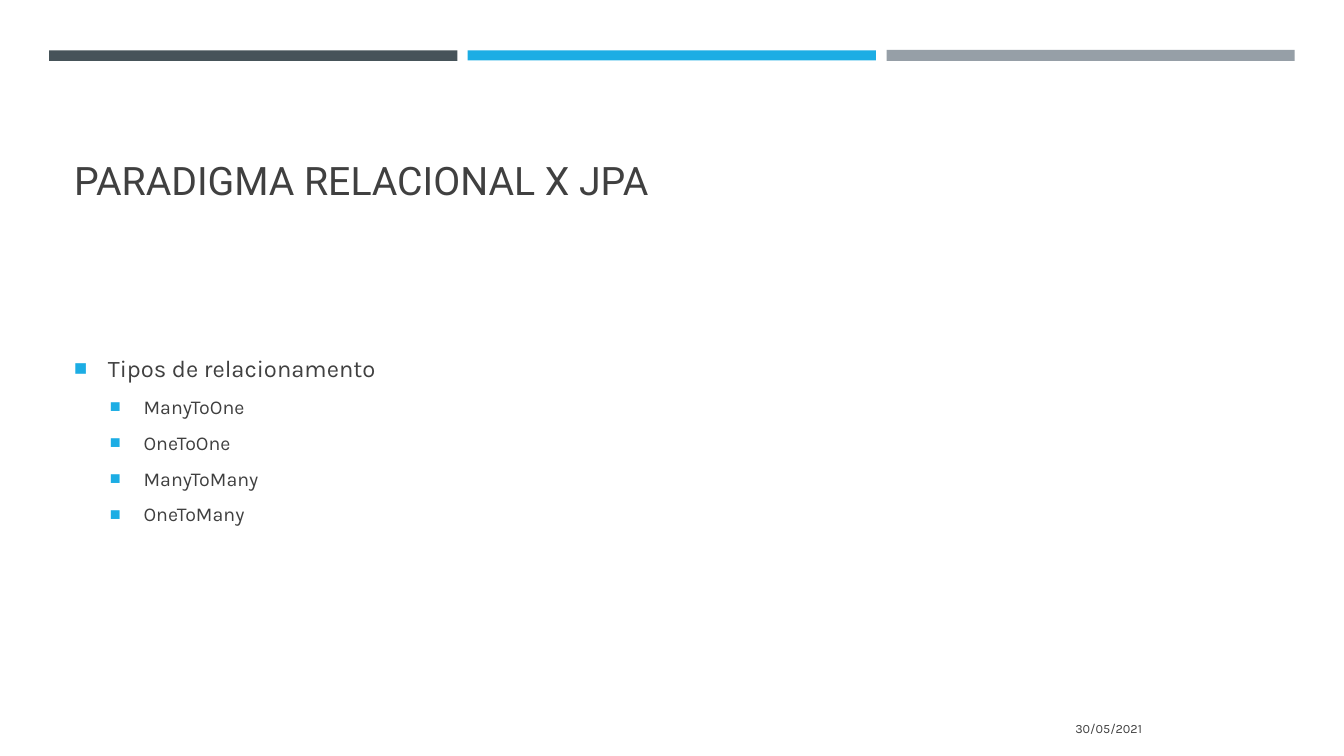
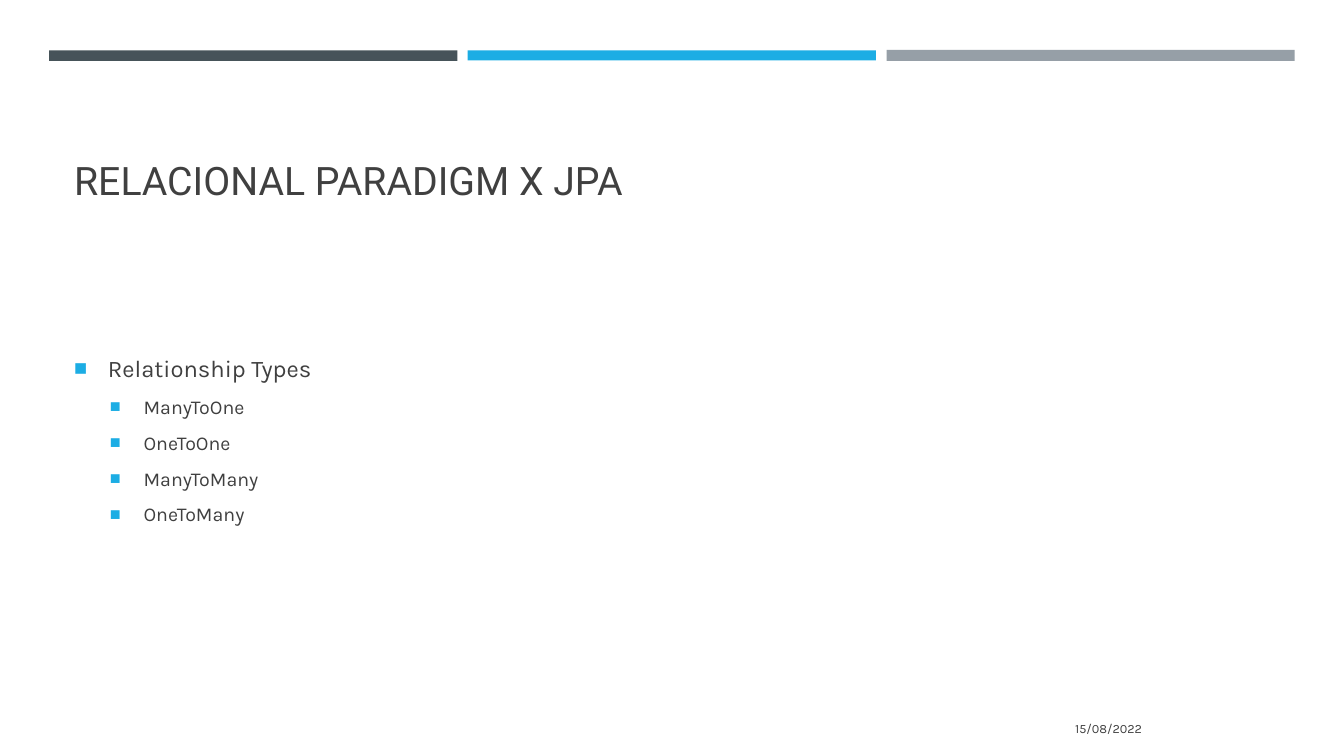
Before and after one commit to thiagoadelino/jpa-performance-issues, a slide deck: slide 6 of performance de consultas utilizando java persistence api.pptx. Drawn at 1344x756 pixels with LibreOffice and Linux fonts; fonts in the diff are those of the drawing. Boxes give left, top, right and bottom in pixels: in the first picture for what was removed or moved away, otherwise in the second. Text is boxed around its words. In the diff, an @@ line names an element or a change of style, - is before the commit and + after.

```diff
--- a/performance de consultas utilizando java persistence api.pptx
+++ b/performance de consultas utilizando java persistence api.pptx
@@ title at bbox=[74, 166, 622, 196]: text changed @@
-PARADIGMA RELACIONAL X JPA
+RELACIONAL PARADIGM X JPA
@@ text at bbox=[108, 360, 311, 383]: text changed @@
-■ Tipos de relacionamento
+■ Relationship Types
@@ text at bbox=[1075, 724, 1142, 734]: text changed @@
-30/05/2021
+15/08/2022
```
Also in this commit, not shown: 20 other slides changed, 5 slides added, 1 slide removed.
